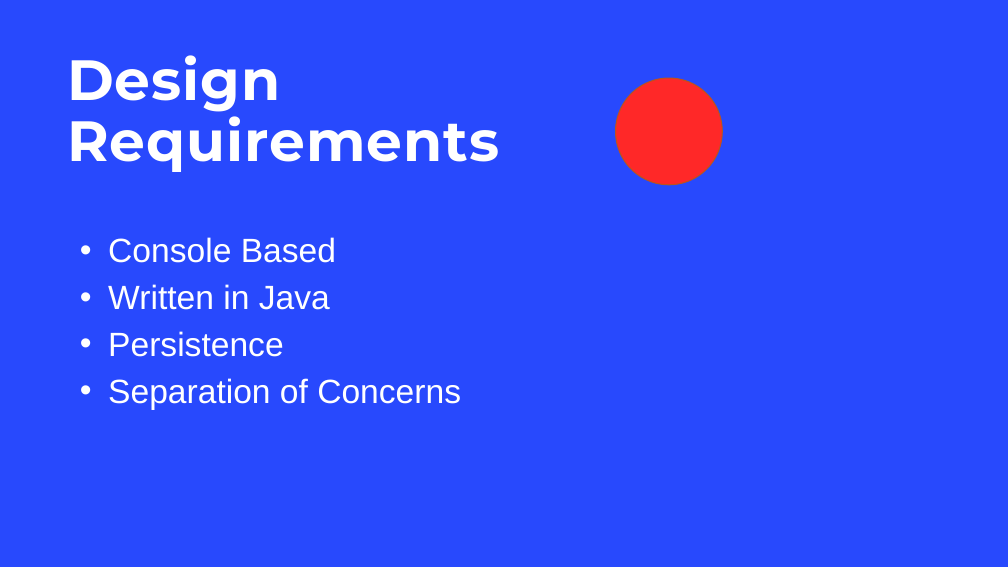
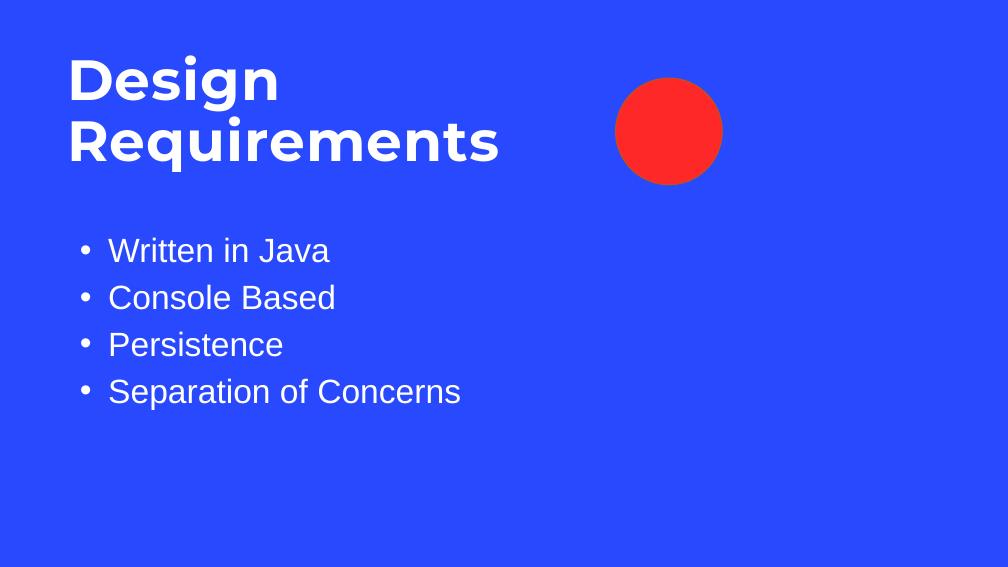
Before and after one commit to XenonReaction/Project_0-Library_Management_System, a slide deck: slide 2 of Presentation materials/Project 0 Presentation.pptx. Drawn at 1008x567 pixels with LibreOffice and Linux fonts; fonts in the diff are those of the drawing; background and template pictures are left out. Boxes give left, top, right and bottom in pixels: in the first picture for what was removed or moved away, otherwise in the second. Text is boxed around its words. In the diff, an @@ line names an element or a change of style, - is before the commit and + after.

```diff
--- a/Presentation materials/Project 0 Presentation.pptx
+++ b/Presentation materials/Project 0 Presentation.pptx
@@ text at box(108, 237, 330, 263): paragraph added @@
+• Written in Java
@@ text at box(108, 284, 330, 310): paragraph removed @@
-• Written in Java
```
Also in this commit, not shown: 1 other slide changed, 1 slide added, 8 other files.
